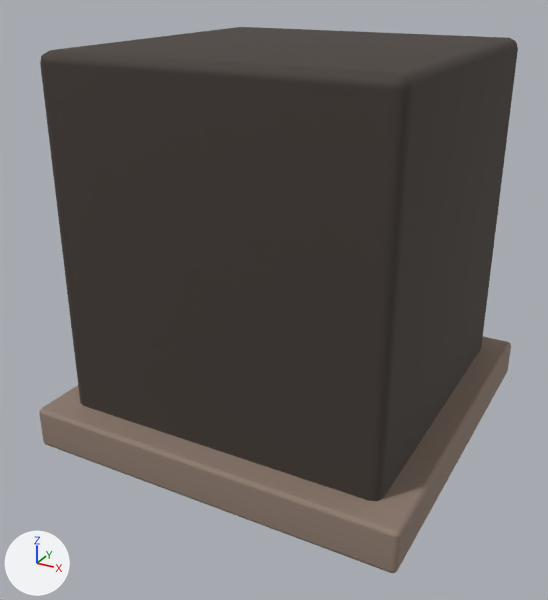
One commit to the glTF model godot/campaign/art/structures/refinery-base-0.glb: the scene before it, then after it.
One viewpoint serves both versions: a 50 mm camera at (0.851, -1.665, 1.149) aimed at (-0.021, -0.079, 0.357). The axes (+X, +Y, +Z) are drawn at lower left. The lights are the same throughout. The older version comes first. Where no turn or scale is listed for an object, it has been applied to the vertices. Vertices at exactly the same position are counted once.

The first picture shows 'refinery_0', 'refinery_1'.
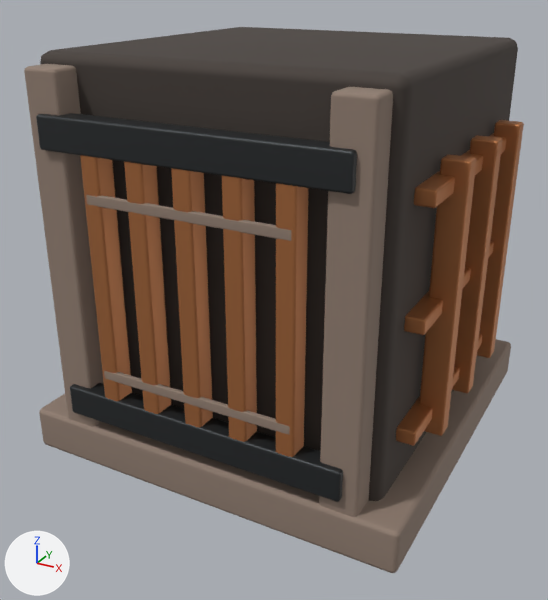
Pixel boxes [x1, y1, x2, y2] of what changed, in the pictures (548 x 600 px):
'refinery_1', reshaped
    before: [39, 337, 511, 573]
    after: [24, 64, 511, 573]
'refinery_3', reshaped (not visible before)
    after: [80, 120, 524, 457]
'refinery_2', reshaped (not visible before)
    after: [36, 113, 357, 502]
part 1 of me_cube_001, added (brown)
    after: [24, 64, 104, 427]
part 2 of me_cube_001, added (brown)
    after: [319, 87, 393, 517]
part 3 of me_cube_001, added (brown)
    after: [104, 371, 290, 435]
part 4 of me_cube_001, added (brown)
    after: [86, 195, 291, 241]
part 5 of me_cube_004, added (orange)
    after: [80, 155, 132, 401]
part 6 of me_cube_004, added (orange)
    after: [124, 162, 172, 414]
part 7 of me_cube_004, added (orange)
    after: [171, 168, 213, 427]
part 8 of me_cube_004, added (orange)
    after: [222, 176, 257, 442]
part 9 of me_cube_004, added (orange)
    after: [276, 183, 309, 457]
part 10 of me_cube_004, added (orange)
    after: [396, 120, 524, 446]
part 11 of me_cube_009, added
    after: [70, 383, 343, 502]
part 12 of me_cube_009, added
    after: [36, 113, 357, 194]

The change, as a diff of the scene's bpy script:
```diff
--- a/godot/campaign/art/structures/refinery-base-0.glb.py
+++ b/godot/campaign/art/structures/refinery-base-0.glb.py
@@ me_cube_001 @@
-me_cube_001.from_pydata(...)  # 280 vertices, 540 faces; spans x -0.49..0.49, y -0.49..0.495, z 0.0..0.96
+me_cube_001.from_pydata(...)  # 504 vertices, 972 faces; spans x -0.49..0.49, y -0.495..0.495, z 0.0..0.96
+# me_cube_001 part 1: the loose piece of 56 vertices spanning x -0.395..-0.305, y 0.397..0.483, z 0.04..0.96 is copied, and the copy is moved by (0.0, -0.88, 0.0); it spans x -0.395..-0.305, y -0.483..-0.398, z 0.04..0.96
+# me_cube_001 part 2: the loose piece of 56 vertices spanning x 0.305..0.395, y 0.397..0.483, z 0.04..0.96 is copied, and the copy is moved by (0.0, -0.88, 0.0); it spans x 0.305..0.395, y -0.483..-0.398, z 0.04..0.96
+# me_cube_001 part 3: the loose piece of 56 vertices spanning x -0.245..0.245, y 0.483..0.495, z 0.268..0.292 is copied, and the copy is moved by (0.0, -0.978, 0.0); it spans x -0.245..0.245, y -0.495..-0.483, z 0.268..0.292
+# me_cube_001 part 4: the loose piece of 56 vertices spanning x -0.245..0.245, y 0.483..0.495, z 0.688..0.712 is copied, and the copy is moved by (0.0, -0.978, 0.0); it spans x -0.245..0.245, y -0.495..-0.483, z 0.688..0.712
 me_cube_001.materials.append(mat_refinery_1)
@@ me_cube_004 @@
-me_cube_004.from_pydata(...)  # 280 vertices, 540 faces; spans x -0.252..0.252, y 0.439..0.495, z 0.19..0.81
+me_cube_004.from_pydata(...)  # 1232 vertices, 2376 faces; spans x -0.49..0.49, y -0.495..0.495, z 0.19..0.81
+# me_cube_004 part 5: the loose piece of 56 vertices spanning x -0.252..-0.208, y 0.439..0.495, z 0.19..0.81 is copied, and the copy is moved by (0.0, -0.934, 0.0); it spans x -0.252..-0.208, y -0.495..-0.44, z 0.19..0.81
+# me_cube_004 part 6: the loose piece of 56 vertices spanning x -0.138..-0.093, y 0.439..0.495, z 0.19..0.81 is copied, and the copy is moved by (0.0, -0.934, 0.0); it spans x -0.138..-0.093, y -0.495..-0.44, z 0.19..0.81
+# me_cube_004 part 7: the loose piece of 56 vertices spanning x -0.023..0.023, y 0.439..0.495, z 0.19..0.81 is copied, and the copy is moved by (0.0, -0.934, 0.0); it spans x -0.023..0.023, y -0.495..-0.44, z 0.19..0.81
+# me_cube_004 part 8: the loose piece of 56 vertices spanning x 0.093..0.138, y 0.439..0.495, z 0.19..0.81 is copied, and the copy is moved by (0.0, -0.934, 0.0); it spans x 0.093..0.138, y -0.495..-0.44, z 0.19..0.81
+# me_cube_004 part 9: the loose piece of 56 vertices spanning x 0.208..0.252, y 0.439..0.495, z 0.19..0.81 is copied, and the copy is moved by (0.0, -0.934, 0.0); it spans x 0.208..0.252, y -0.495..-0.44, z 0.19..0.81
+# me_cube_004 part 10: 336 vertices added at x 0.417..0.49, y -0.345..0.345, z 0.19..0.81
+# other edits to the shape of me_cube_004 do not show in these pictures
 me_cube_004.materials.append(mat_refinery_3)
@@ me_cube_009 @@
-me_cube_009.from_pydata(...)  # 112 vertices, 216 faces; spans x -0.36..0.36, y 0.442..0.498, z 0.143..0.868
+me_cube_009.from_pydata(...)  # 224 vertices, 432 faces; spans x -0.36..0.36, y -0.498..0.498, z 0.142..0.868
+# me_cube_009 part 11: the loose piece of 56 vertices spanning x -0.36..0.36, y 0.443..0.498, z 0.143..0.218 is copied, and the copy is moved by (0.0, -0.94, 0.0); it spans x -0.36..0.36, y -0.498..-0.443, z 0.142..0.217
+# me_cube_009 part 12: the loose piece of 56 vertices spanning x -0.36..0.36, y 0.442..0.497, z 0.793..0.868 is copied, and the copy is moved by (0.0, -0.94, 0.0); it spans x -0.36..0.36, y -0.498..-0.443, z 0.792..0.868
 me_cube_009.materials.append(mat_refinery_2)
```
